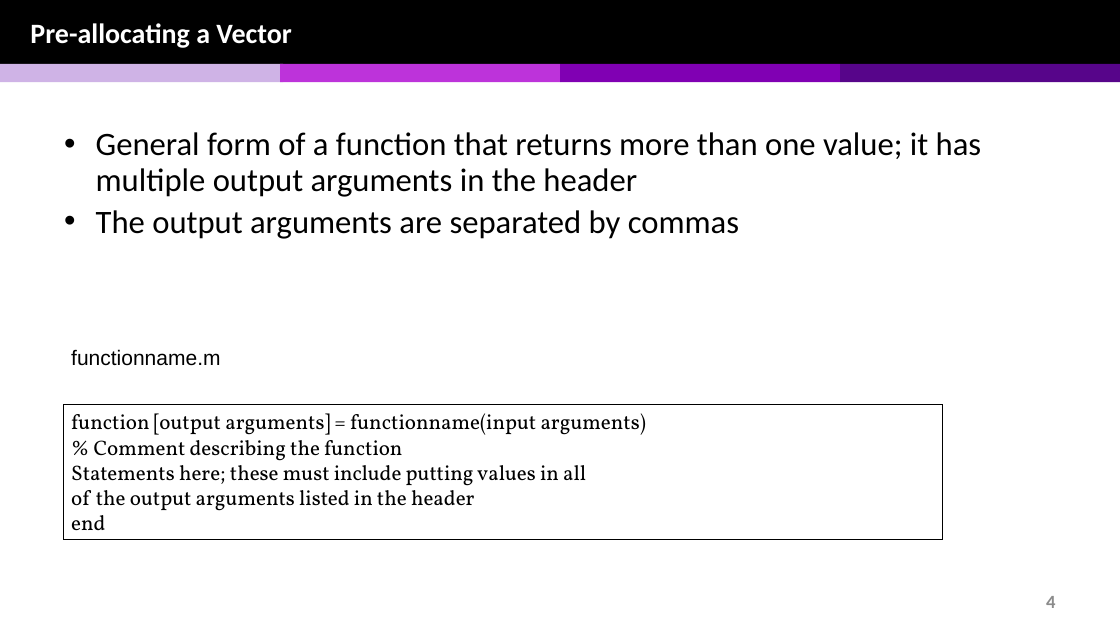
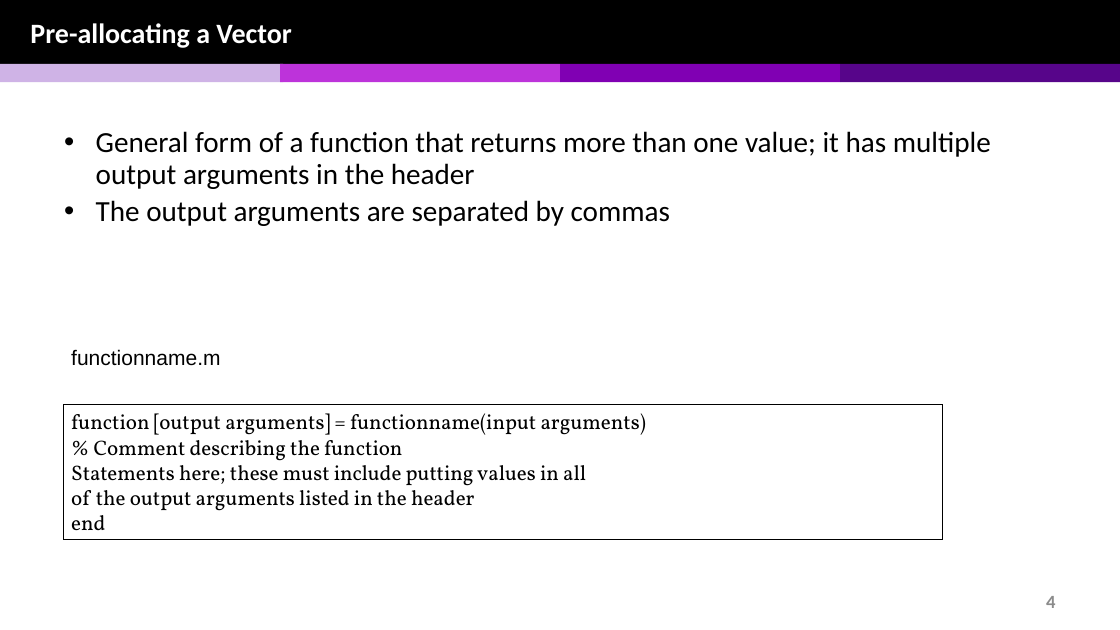
Before and after one commit to chulminy/AE_ENVE_GEOE_121, a slide deck: slide 4 of lecture/function/function_v1.pptx. Drawn at 1120x630 pixels with LibreOffice and Linux fonts; fonts in the diff are those of the drawing. Boxes give left, top, right and bottom in pixels: in the first picture for what was removed or moved away, otherwise in the second. Text is boxed around its words. In the diff, an @@ line names an element or a change of style, - is before the commit and + after.

```diff
--- a/lecture/function/function_v1.pptx
+++ b/lecture/function/function_v1.pptx
@@ text "General form of a function ..." at (96, 131, 991, 226): size 28 to 25 pt @@
```
Also in this commit, not shown: 6 other slides changed, 17 other files.
